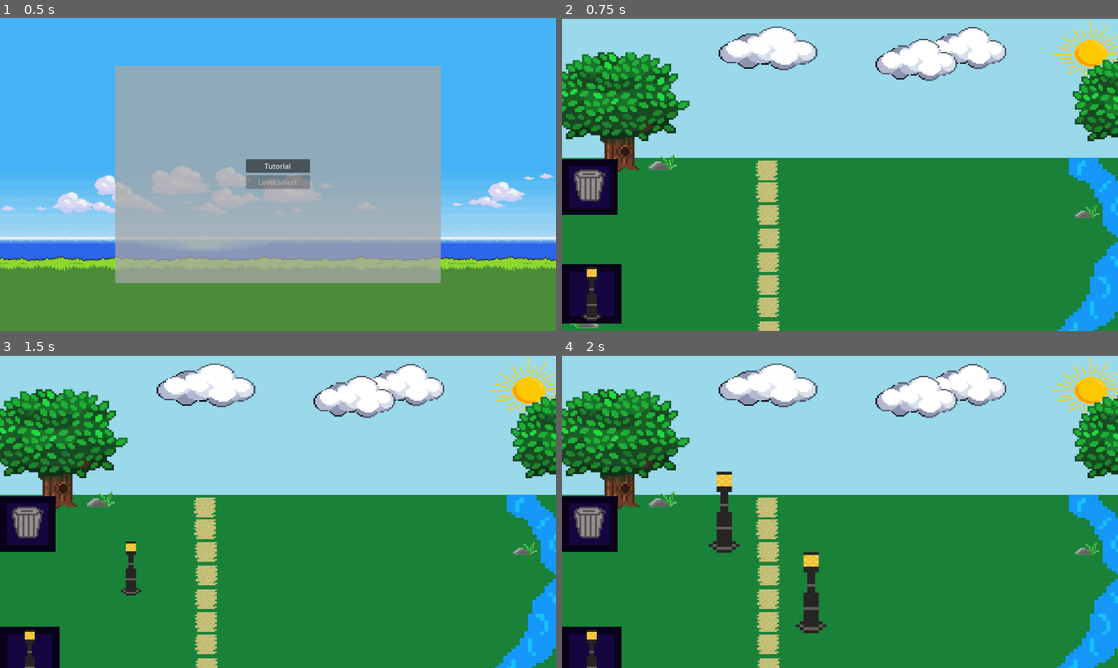
Above: before the commit, frames 1-4 (two rows, left to right).
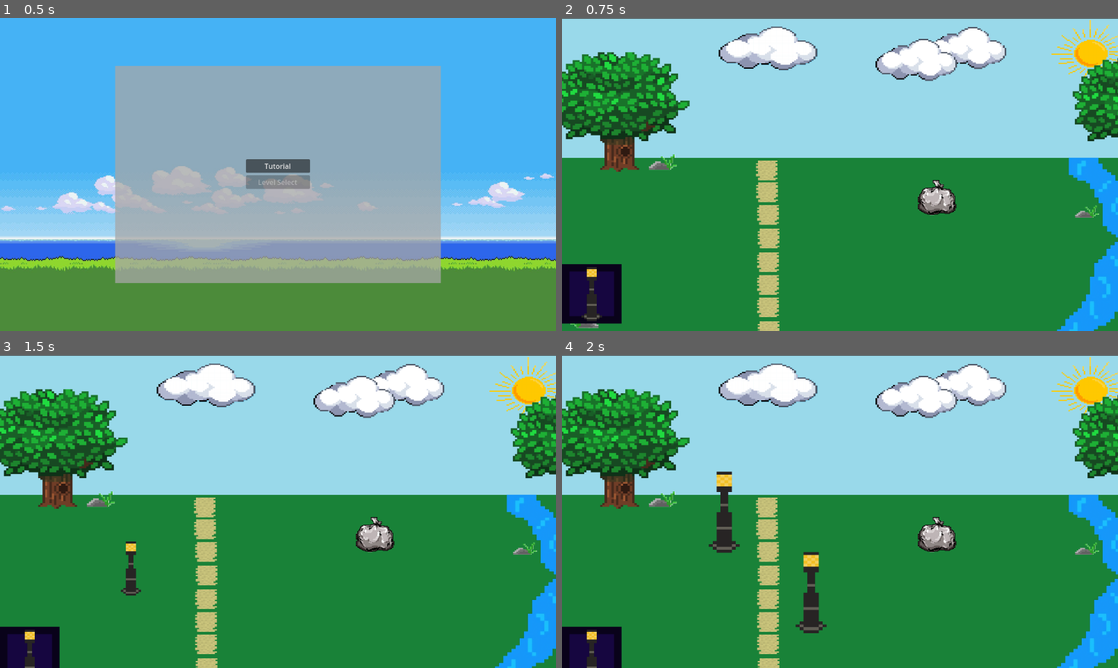
Above: after the commit, the same moments.

Repository: SkinnyJeansPear/PX-Group-2-Repo
Game: Godot game, scene res://Scenes/main_menu.tscn
Same seed, same stepped clock (60 frames per second), same inputs: the game is played once before the commit and once after it.
Inputs (mouse positions are in pixels of both pictures, inside the frame that each line leads up to):
- Up to frame 1 (0.5 s): no input
- Up to frame 2 (0.75 s): click "Tutorial" at 0.5 s
- Up to frame 3 (1.5 s): tap Enter at 1.25 s; drag from (27, 630) to (333, 442) at 1.27 s
- Up to frame 4 (2 s): no input

Frame 1 is identical in both runs. In frame 2, 2.3% of the frame differs, in the area x 0-71%, y 45-64%; in frame 3, 2.3%; in frame 4, 2.3%.

Commit message:
trash objects to be removed

Diff:
--- a/Scenes/Levels/Test.tscn
+++ b/Scenes/Levels/Test.tscn
@@ -1,12 +1,13 @@
-[gd_scene load_steps=10 format=4 uid="uid://cglcu0uv4k7rt"]
+[gd_scene load_steps=11 format=4 uid="uid://cglcu0uv4k7rt"]
 
 [ext_resource type="Script" uid="uid://jmx2gia1u6cy" path="res://Scenes/Levels/game_manager.gd" id="1_detqq"]
 [ext_resource type="Texture2D" uid="uid://4v8u3mu4rcxg" path="res://Assests/Backdrop1.png" id="1_lje5a"]
+[ext_resource type="Texture2D" uid="uid://dhui614vlb4op" path="res://Assests/Trashbag.png" id="2_detqq"]
 [ext_resource type="Texture2D" uid="uid://bbsbys4jklfvc" path="res://Assests/Grid.png" id="2_jrtxw"]
 [ext_resource type="Texture2D" uid="uid://bqeiso0gw3hd" path="res://Assests/lamp.png" id="3_jrtxw"]
 [ext_resource type="Texture2D" uid="uid://c6g7jxggoguoa" path="res://Assests/box.png" id="3_pdb2y"]
 [ext_resource type="Script" uid="uid://df4dud7inlen8" path="res://Scenes/Levels/object.gd" id="4_jrtxw"]
-[ext_resource type="Texture2D" uid="uid://luro8a7fj5cs" path="res://Assests/bin.png" id="8_detqq"]
+[ext_resource type="Texture2D" uid="uid://cn8ok36mjpaaa" path="res://Assests/Trash Can.png" id="8_yo840"]
 
 [sub_resource type="TileSetAtlasSource" id="TileSetAtlasSource_pdb2y"]
 texture = ExtResource("2_jrtxw")
@@ -29,6 +30,15 @@
 anchors_preset = 0
 offset_right = 40.0
 offset_bottom = 40.0
+
+[node name="TextureRect" type="TextureRect" parent="CanvasLayer/DragLayer"]
+layout_mode = 0
+offset_left = 800.0
+offset_top = 350.0
+offset_right = 928.0
+offset_bottom = 478.0
+texture = ExtResource("2_detqq")
+expand_mode = 1
 
 [node name="Background" type="TextureRect" parent="."]
 anchors_preset = 15
@@ -96,8 +106,9 @@
 
 [node name="TextureRect" type="TextureRect" parent="TrashBar"]
 layout_mode = 1
+offset_left = -130.0
 offset_top = 325.0
-offset_right = 128.0
+offset_right = -2.0
 offset_bottom = 453.0
 texture = ExtResource("3_pdb2y")
 
@@ -108,10 +119,11 @@
 anchor_top = 0.5
 anchor_right = 0.5
 anchor_bottom = 0.5
-offset_left = -64.0
-offset_top = -64.0
-offset_right = 64.0
-offset_bottom = 64.0
+offset_left = -50.0
+offset_top = -50.0
+offset_right = 50.0
+offset_bottom = 50.0
 grow_horizontal = 2
 grow_vertical = 2
-texture = ExtResource("8_detqq")
+texture = ExtResource("8_yo840")
+expand_mode = 1
Binary file added: Assests/Trash Can.png
Not shown, changed: Assests/Trash Can.png.import
Binary file added: Assests/Trashbag.png
Not shown, added: Assests/Trashbag.png.import
Binary file removed: Assests/bin.png
